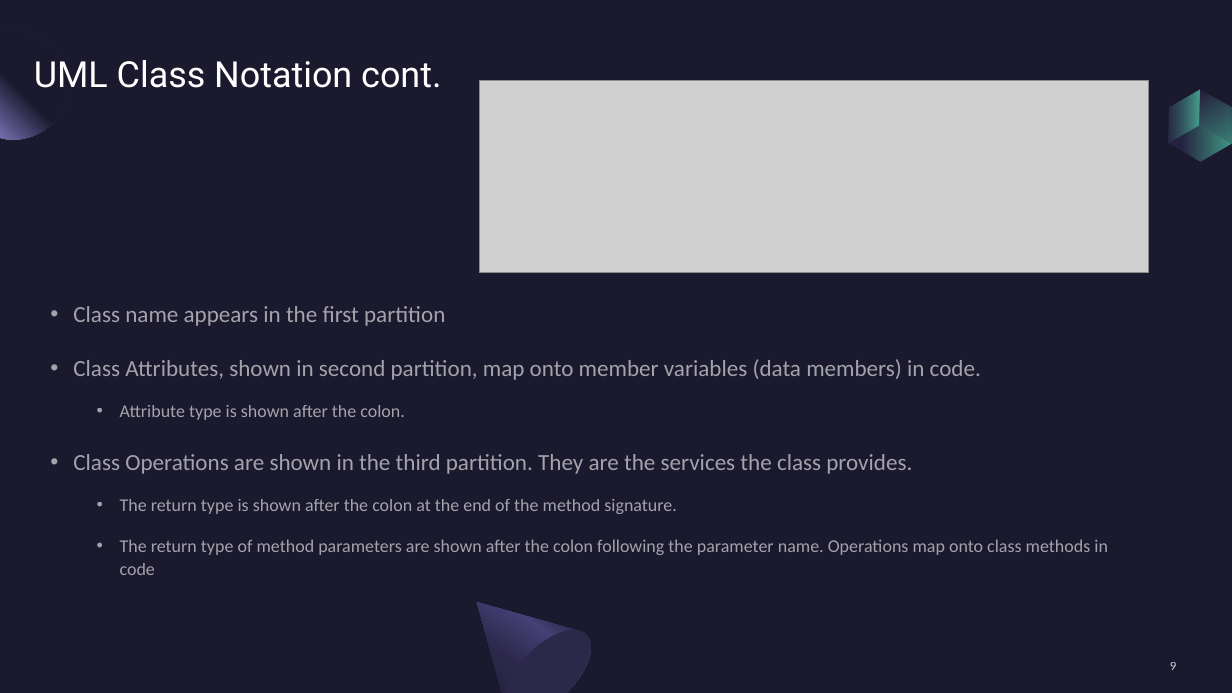
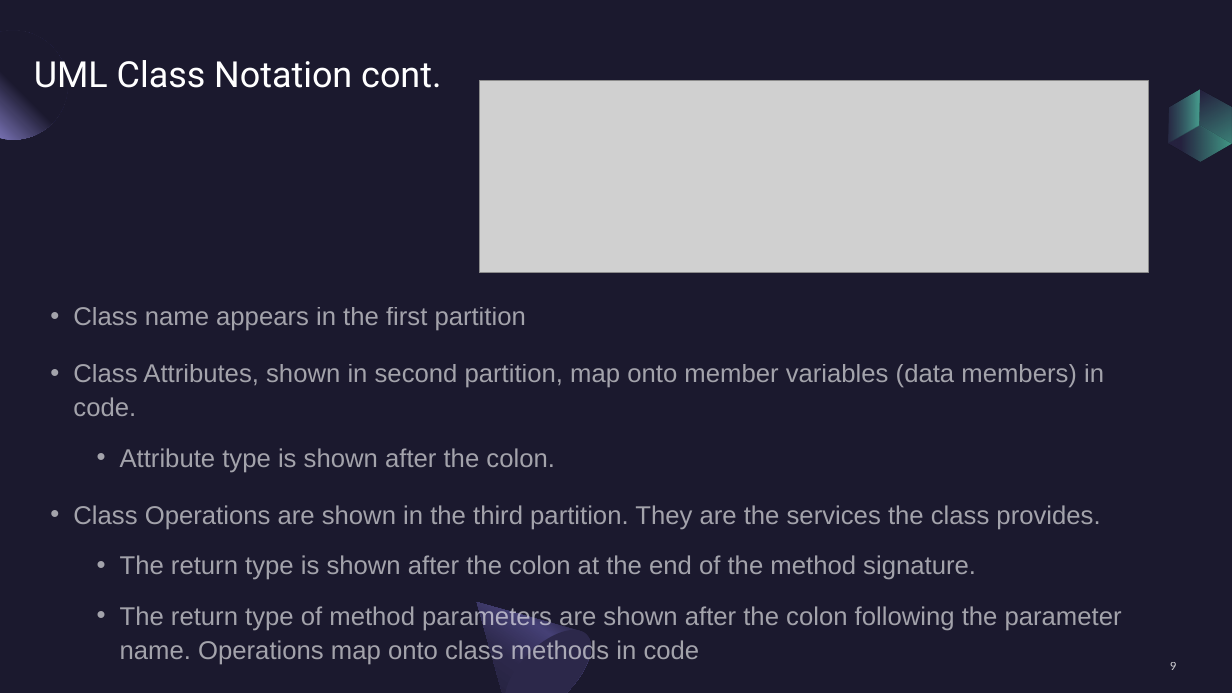
Before and after one commit to draidyn/ATMApplication, a slide deck: slide 9 of FinalPresentationClassDiagram.pptx. Drawn at 1232x693 pixels with LibreOffice and Linux fonts; fonts in the diff are those of the drawing; grey boxes stand for pictures. Boxes give left, top, right and bottom in pixels: in the first picture for what was removed or moved away, otherwise in the second. Text is boxed around its words. In the diff, an @@ line names an element or a change of style, - is before the commit and + after.

Commit message:
unified the theme of the slide layout

```diff
--- a/FinalPresentationClassDiagram.pptx
+++ b/FinalPresentationClassDiagram.pptx
@@ text "Class name appears in the ..." at bbox=[73, 307, 1122, 631]: size 18 to 20 pt in "Class name appears in the first partition", "Class Attributes, shown in second partition, map ...", "Class Operations are shown in the third ..."; font Calibri to Arial; size 14 to 20 pt in "Attribute type is shown after the colon.", "The return type is shown after the ...", "The return type of method parameters are ..." @@
```
Also in this commit, not shown: 9 other slides changed.
